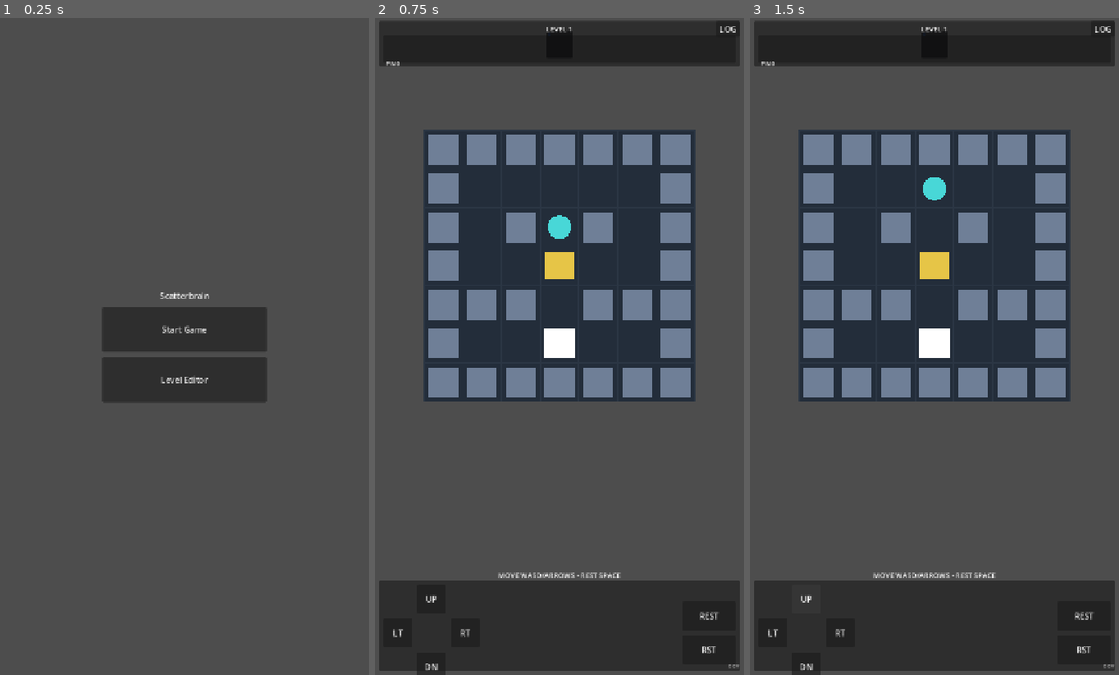
Above: before the commit, frames 1-3 (left to right).
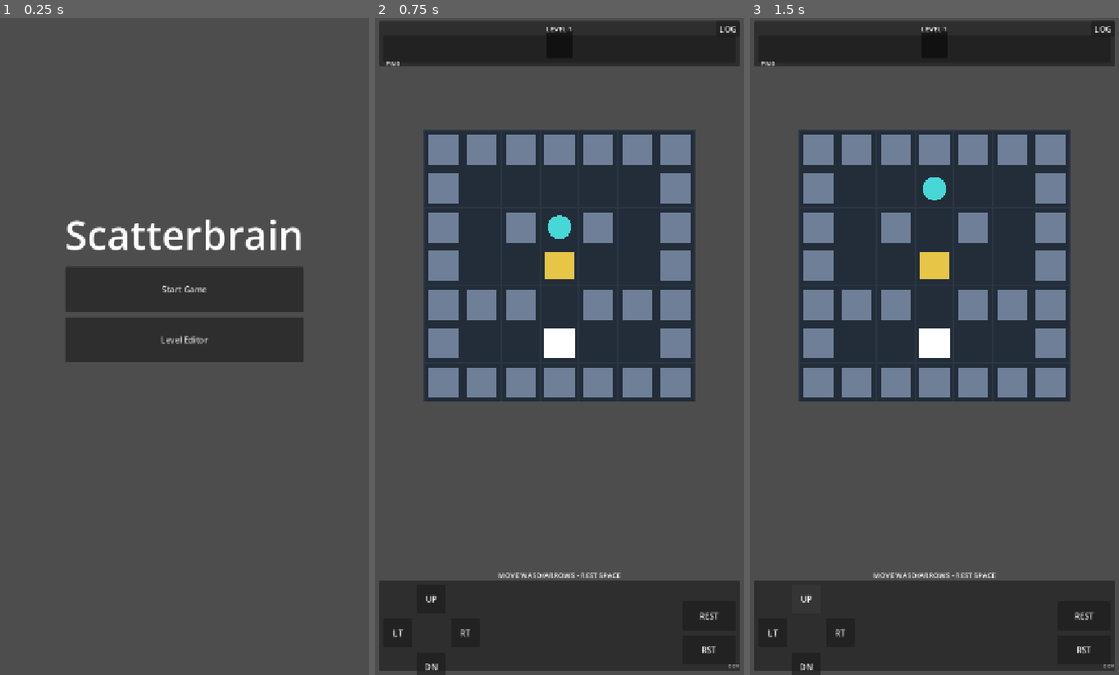
Above: after the commit, the same moments.

Repository: hszqf/Scatterbrain
Game: Godot game, scene res://scenes/app/App.tscn
Same seed, same stepped clock (60 frames per second), same inputs: the game is played once before the commit and once after it.
Inputs:
- Up to frame 1 (0.25 s): no input
- Up to frame 2 (0.75 s): click "Start Game" at 0.5 s
- Up to frame 3 (1.5 s): click "UP" at 1.25 s

The runs differ from the first frame. In frame 1, 10% of the frame differs, in the area x 17-83%, y 30-59%; in frame 2, nothing differs; in frame 3, nothing differs.

Commit message:
Sync memory queue append/evict animation and raise menu title

Diff:
--- a/scenes/menu/MainMenu.tscn
+++ b/scenes/menu/MainMenu.tscn
@@ -16,6 +16,8 @@
 anchors_preset = 15
 anchor_right = 1.0
 anchor_bottom = 1.0
+offset_top = -120.0
+offset_bottom = -120.0
 grow_horizontal = 2
 grow_vertical = 2
 
@@ -25,6 +27,7 @@
 
 [node name="Title" type="Label" parent="CenterContainer/VBox"]
 layout_mode = 2
+theme_override_font_sizes/font_size = 78
 text = "Scatterbrain"
 horizontal_alignment = 1
 
--- a/scripts/game/memory_queue_view.gd
+++ b/scripts/game/memory_queue_view.gd
@@ -59,14 +59,14 @@
 ) -> void:
 	_last_animation_trace = []
 	render_queue(previous_entries, capacity, obsession_capacity)
+	var evicted_overlays: Array[Panel] = _capture_evicted_slot_overlays(evicted_changes.size())
+	render_queue(new_entries, capacity, obsession_capacity)
+	var appended_changes: Array[ChangeRecord] = _compute_appended_changes(previous_entries, new_entries, evicted_changes.size())
 	if not evicted_changes.is_empty():
 		_last_animation_trace.append("queue:evict")
-		await animate_evicted_changes(evicted_changes)
-	render_queue(new_entries, capacity, obsession_capacity)
-	var appended_changes: Array[ChangeRecord] = _compute_appended_changes(previous_entries, new_entries, evicted_changes.size())
 	if not appended_changes.is_empty():
 		_last_animation_trace.append("queue:append")
-		await animate_appended_changes(appended_changes)
+	await animate_queue_swap(evicted_overlays, appended_changes)
 	_last_animation_trace.append("queue:settle")
 	await animate_queue_settle()
 
@@ -96,19 +96,25 @@
 func animate_appended_changes(appended_changes: Array[ChangeRecord]) -> void:
 	if appended_changes.is_empty() or _slot_nodes.is_empty():
 		return
-	var end_index: int = mini(appended_changes.size(), _slot_nodes.size())
 	var tween: Tween = create_tween()
 	tween.set_parallel(true)
-	for i: int in range(0, end_index):
-		var slot: Panel = _slot_nodes[i]
-		if slot == null:
-			continue
-		slot.pivot_offset = slot.size * 0.5
-		slot.modulate.a = 0.0
-		slot.scale = Vector2(0.86, 0.86)
-		tween.tween_property(slot, "modulate:a", 1.0, append_duration)
-		tween.tween_property(slot, "scale", Vector2(append_pop_scale, append_pop_scale), append_duration)
+	_append_slots_to_tween(appended_changes, tween)
 	await tween.finished
+
+
+func animate_queue_swap(evicted_overlays: Array[Panel], appended_changes: Array[ChangeRecord]) -> void:
+	if evicted_overlays.is_empty() and appended_changes.is_empty():
+		return
+	if (not evicted_overlays.is_empty()) and evict_hold_duration > 0.0:
+		await get_tree().create_timer(evict_hold_duration).timeout
+	var tween: Tween = create_tween()
+	tween.set_parallel(true)
+	_append_slots_to_tween(appended_changes, tween)
+	_evicted_overlays_to_tween(evicted_overlays, tween)
+	await tween.finished
+	for overlay: Panel in evicted_overlays:
+		if is_instance_valid(overlay):
+			overlay.queue_free()
 
 
 func animate_queue_settle() -> void:
@@ -149,16 +155,16 @@
 ) -> void:
 	_last_animation_trace.append("queue:update")
 	render_queue(before_entries, capacity, obsession_capacity)
-	if not evicted_changes.is_empty():
-		_last_animation_trace.append("queue:evict")
-		await animate_evicted_changes(evicted_changes)
+	var evicted_overlays: Array[Panel] = _capture_evicted_slot_overlays(evicted_changes.size())
 	render_queue(after_entries, capacity, obsession_capacity)
 	var appended: Array[ChangeRecord] = appended_changes.duplicate()
 	if appended.is_empty():
 		appended = _compute_appended_changes(before_entries, after_entries, evicted_changes.size())
+	if not evicted_changes.is_empty():
+		_last_animation_trace.append("queue:evict")
 	if not appended.is_empty():
 		_last_animation_trace.append("queue:append")
-		await animate_appended_changes(appended)
+	await animate_queue_swap(evicted_overlays, appended)
 	_last_animation_trace.append("queue:settle")
 	await animate_queue_settle()
 
@@ -505,5 +511,57 @@
 			return "CHANGE"
 
 
+func _capture_evicted_slot_overlays(evicted_count: int) -> Array[Panel]:
+	var overlays: Array[Panel] = []
+	var count: int = mini(evicted_count, _slot_nodes.size())
+	for i: int in range(count):
+		var slot_index: int = _slot_nodes.size() - 1 - i
+		var slot: Panel = _slot_nodes[slot_index]
+		if slot == null:
+			continue
+		var overlay := Panel.new()
+		overlay.custom_minimum_size = slot.size
+		overlay.size = slot.size
+		overlay.position = _to_local_canvas(slot.get_global_rect().position)
+		overlay.modulate = slot.modulate
+		overlay.pivot_offset = overlay.size * 0.5
+		overlay.z_index = 64
+		for child: Node in slot.get_children():
+			overlay.add_child(child.duplicate())
+		add_child(overlay)
+		overlays.append(overlay)
+	return overlays
+
+
+func _append_slots_to_tween(appended_changes: Array[ChangeRecord], tween: Tween) -> void:
+	if tween == null or appended_changes.is_empty() or _slot_nodes.is_empty():
+		return
+	var end_index: int = mini(appended_changes.size(), _slot_nodes.size())
+	for i: int in range(end_index):
+		var slot: Panel = _slot_nodes[i]
+		if slot == null:
+			continue
+		slot.pivot_offset = slot.size * 0.5
+		slot.modulate.a = 0.0
+		slot.scale = Vector2(0.86, 0.86)
+		tween.tween_property(slot, "modulate:a", 1.0, append_duration)
+		tween.tween_property(slot, "scale", Vector2(append_pop_scale, append_pop_scale), append_duration)
+
+
+func _evicted_overlays_to_tween(evicted_overlays: Array[Panel], tween: Tween) -> void:
+	if tween == null or evicted_overlays.is_empty():
+		return
+	var right_lane: Vector2 = _incoming_lane_right_point()
+	for i: int in range(evicted_overlays.size()):
+		var overlay: Panel = evicted_overlays[i]
+		if overlay == null:
+			continue
+		overlay.pivot_offset = overlay.size * 0.5
+		var lane_target_x: float = right_lane.x - overlay.size.x * 0.5 + float(i) * 4.0
+		tween.tween_property(overlay, "position:x", lane_target_x + evict_drop_pixels, evict_duration)
+		tween.tween_property(overlay, "scale", Vector2(evict_scale, evict_scale), evict_duration)
+		tween.tween_property(overlay, "modulate:a", 0.0, evict_duration)
+
+
 func _to_local_canvas(global_point: Vector2) -> Vector2:
 	return get_global_transform_with_canvas().affine_inverse() * global_point
